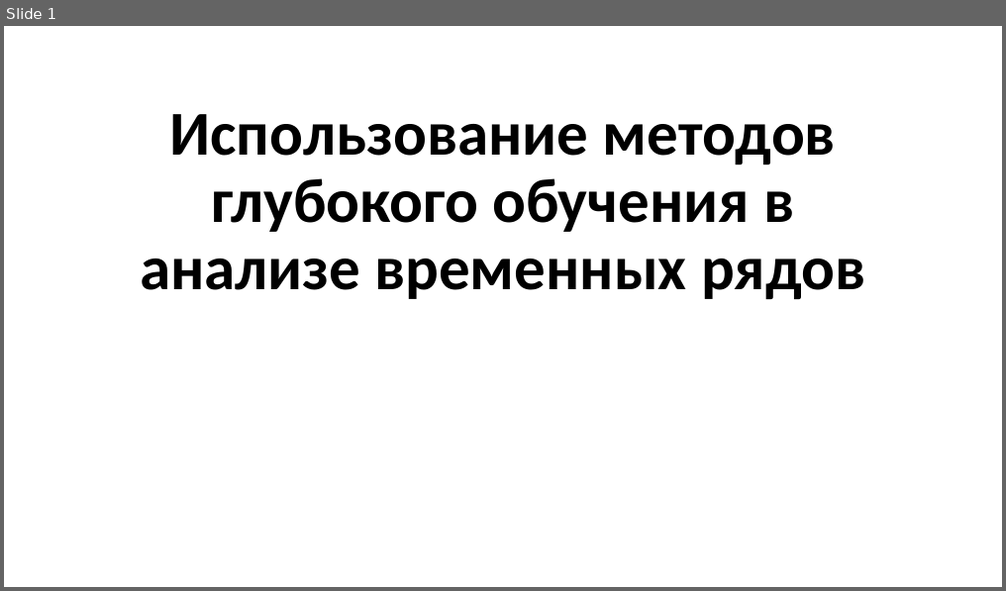
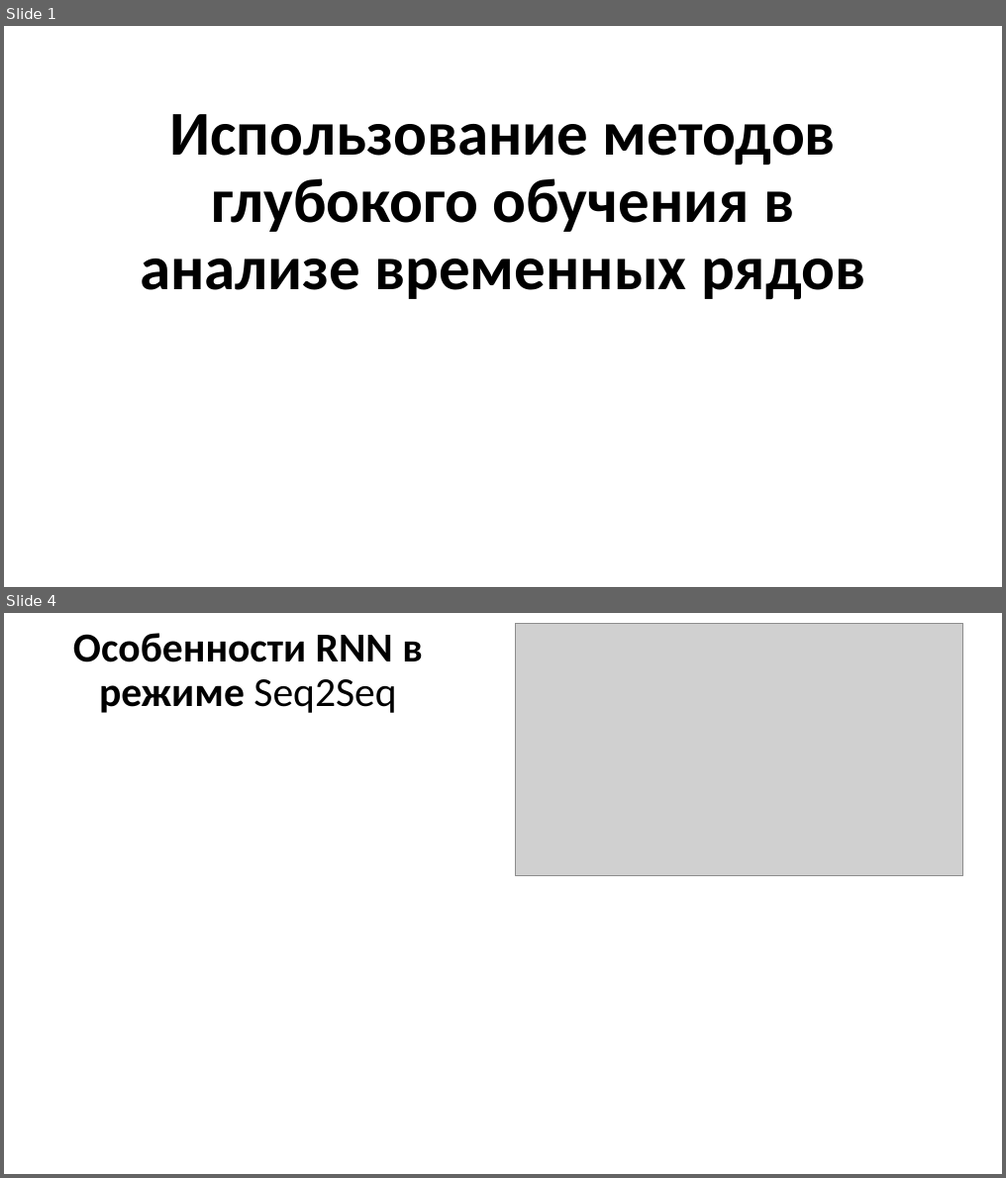
Before and after one commit to MVRonkin/TimeSeriesCourse, a slide deck: 2025/LEC/07-3 Transformers.pptx. Shown one above the other, each under a label of ours: slide 1 before the commit, slides 1 and 4 after it; the slides between them are not shown. The pictures are 1006x591 and 1006x1178 pixels, drawn with LibreOffice and Linux fonts; fonts in the diff are those of the drawing; grey boxes stand for pictures. Boxes give left, top, right and bottom in pixels: in the first picture for what was removed or moved away, otherwise in the second. Text is boxed around its words. In the diff, an @@ line names an element or a change of style, - is before the commit and + after.

```diff
--- a/2025/LEC/07-3 Transformers.pptx
+++ b/2025/LEC/07-3 Transformers.pptx
@@ slide 4 added at [4,613,1002,1174], background #FFFFFF @@
@@ title added at [73,633,423,713], 39.6 pt, text #000000, bold @@
+Особенности RNN в режиме Seq2Seq
@@ picture added at [515,624,963,876] @@
```
Also in this commit, not shown: 2 slides changed, 11 other slides added, 37 slides removed.
